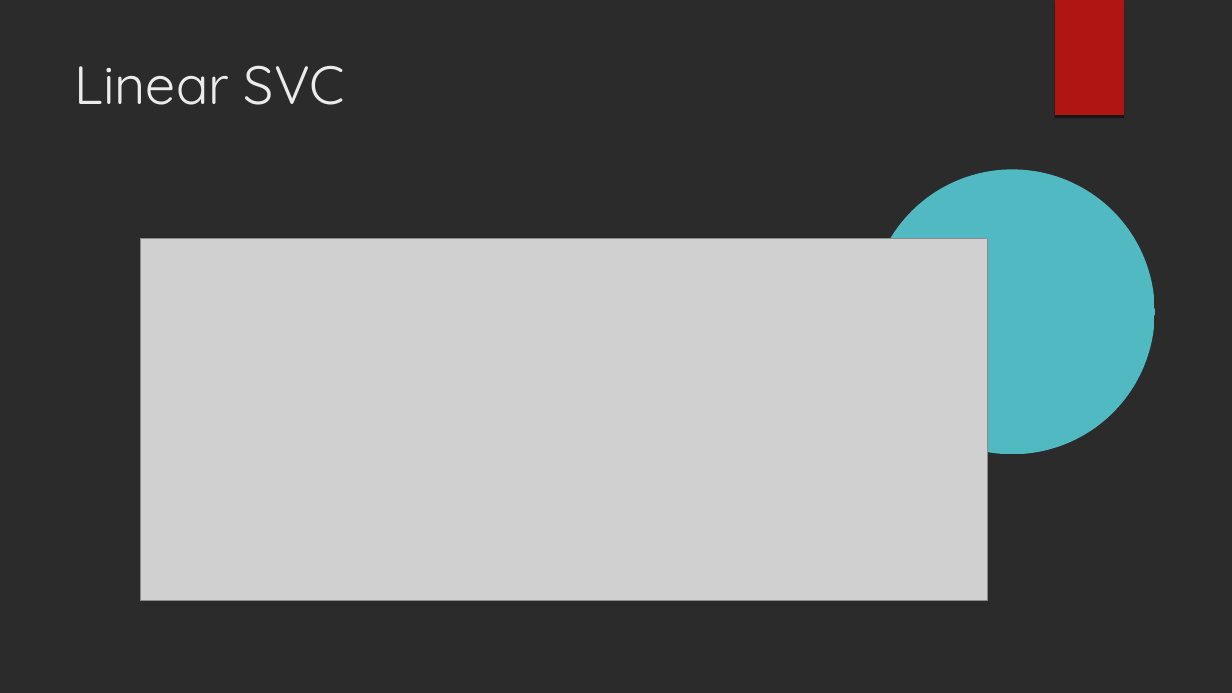
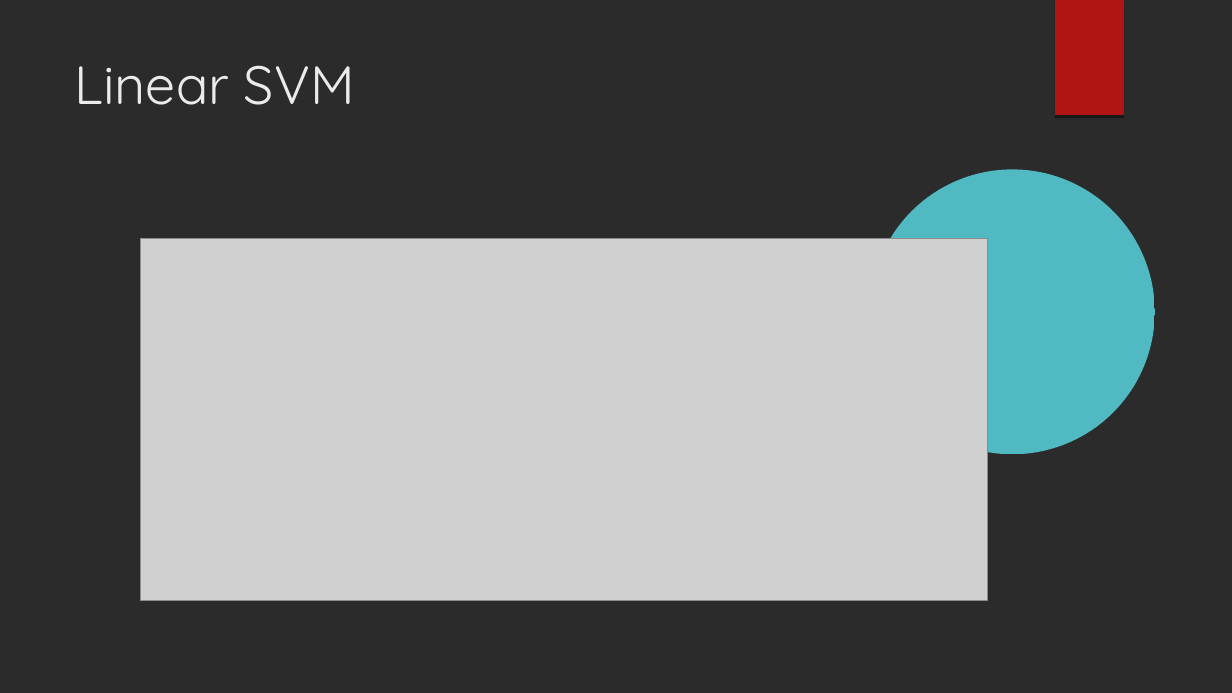
Before and after one commit to xaviersantos/dm, a slide deck: slide 7 of project_last/presentation.odp. Drawn at 1232x693 pixels with LibreOffice and Linux fonts; fonts in the diff are those of the drawing; grey boxes stand for pictures; background and template pictures are left out; a plain dark background stands for a picture behind light text. Boxes give left, top, right and bottom in pixels: in the first picture for what was removed or moved away, otherwise in the second. Text is boxed around its words. In the diff, an @@ line names an element or a change of style, - is before the commit and + after.

```diff
--- a/project_last/presentation.odp
+++ b/project_last/presentation.odp
@@ title at bbox=[75, 65, 355, 105]: text changed @@
-Linear SVC
+Linear SVM
```
Also in this commit, not shown: 1 other slide changed, 6 slides added, 6 slides removed.
